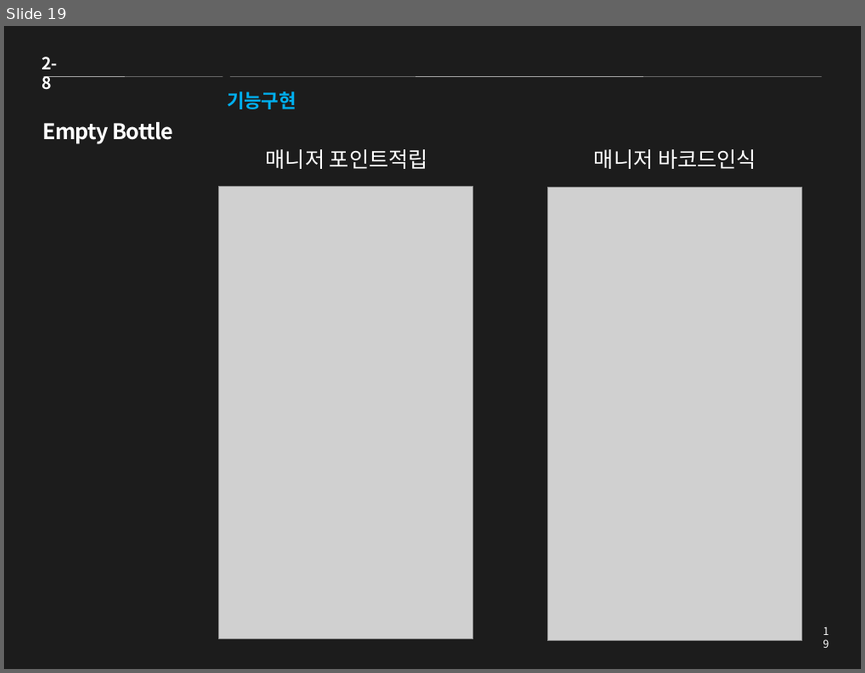
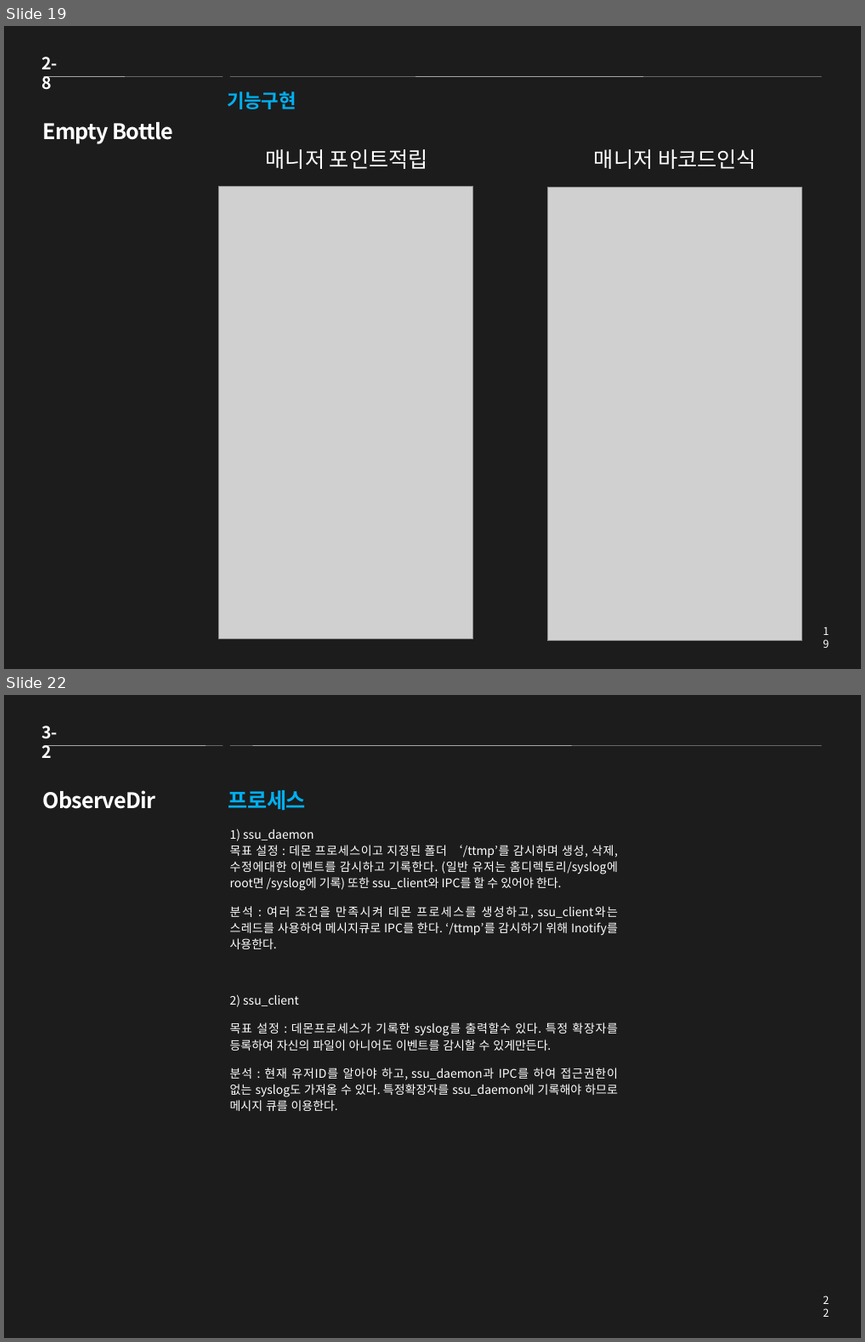
Before and after one commit to Guyclops/Resume, a slide deck: 신준태_포트폴리오.pptx. Shown one above the other, each under a label of ours: slide 19 before the commit, slides 19 and 22 after it; the slides between them are not shown. The pictures are 865x673 and 865x1342 pixels, drawn with LibreOffice and Linux fonts; fonts in the diff are those of the drawing; grey boxes stand for pictures. Boxes give left, top, right and bottom in pixels: in the first picture for what was removed or moved away, otherwise in the second. Text is boxed around its words. In the diff, an @@ line names an element or a change of style, - is before the commit and + after.

Commit message:
20171109 ObserveDir 프로젝트 추가

```diff
--- a/신준태_포트폴리오.pptx
+++ b/신준태_포트폴리오.pptx
@@ slide 22 added at bbox=[4, 695, 861, 1338], background #1C1C1C @@
@@ text added at bbox=[41, 726, 57, 758], 14 pt, text #FFFFFF, bold @@
+3-2
@@ line added from (43, 745) to (222, 745), #F2F2F2 0.25 pt @@
@@ line added from (230, 745) to (822, 745), #F2F2F2 0.25 pt @@
@@ title added at bbox=[43, 790, 156, 809], 18 pt, text #FFFFFF, bold @@
+ObserveDir
@@ text added at bbox=[228, 790, 306, 811], 18 pt, text #00B0F0, bold @@
+프로세스
@@ text added at bbox=[230, 828, 618, 1111], 10 pt, text #FFFFFF @@
+1) ssu_daemon
+목표 설정 : 데몬 프로세스이고 지정된 폴더 ‘/ttmp’를 감시하며 생성, 삭제, 수정에대한 이벤트를 감시하고 기록한다. (일반 유저는 홈디렉토리/syslog에 root면 /syslog에 기록) 또한 ssu_client와 IPC를 할 수 있어야 한다.
+분석 : 여러 조건을 만족시켜 데몬 프로세스를 생성하고, ssu_client와는 스레드를 사용하여 메시지큐로 IPC를 한다. ‘/ttmp’를 감시하기 위해 Inotify를 사용한다.
+2) ssu_client
+목표 설정 : 데몬프로세스가 기록한 syslog를 출력할수 있다. 특정 확장자를 등록하여 자신의 파일이 아니어도 이벤트를 감시할 수 있게만든다.
+분석 : 현재 유저ID를 알아야 하고, ssu_daemon과 IPC를 하여 접근권한이 없는 syslog도 가져올 수 있다. 특정확장자를 ssu_daemon에 기록해야 하므로 메시지 큐를 이용한다.
@@ page number added at bbox=[814, 1289, 838, 1310], 9 pt, text #FFFFFF @@
+22
```
Also in this commit, not shown: 2 slides changed, 6 other slides added, 1 other file.
